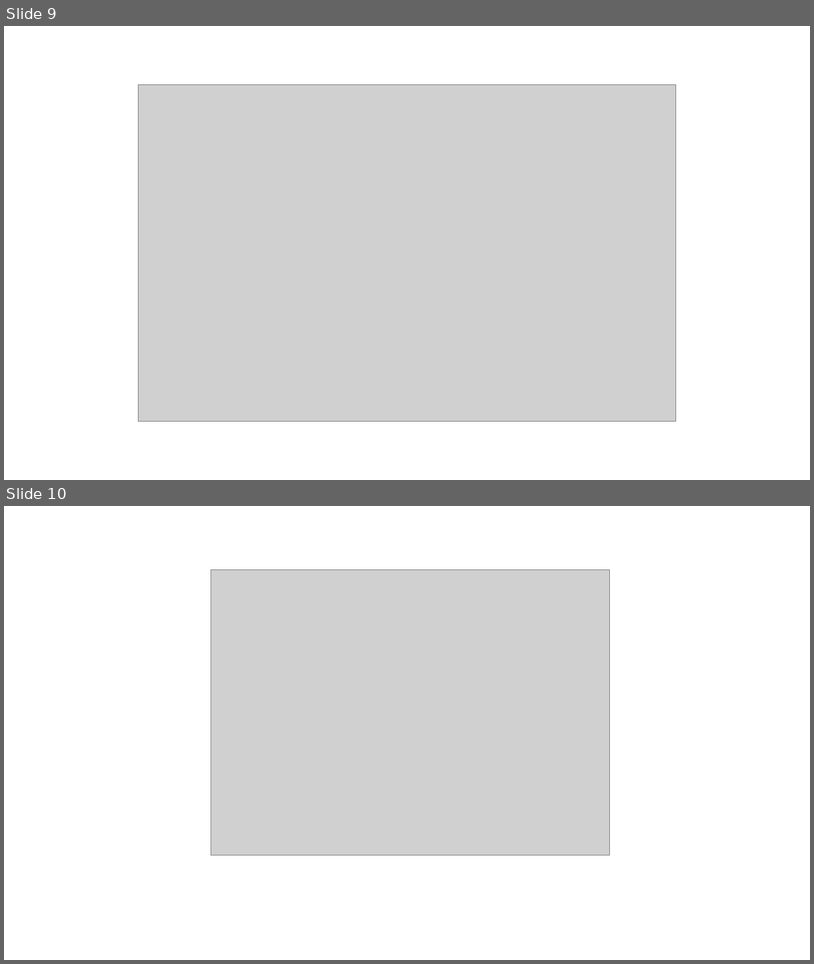
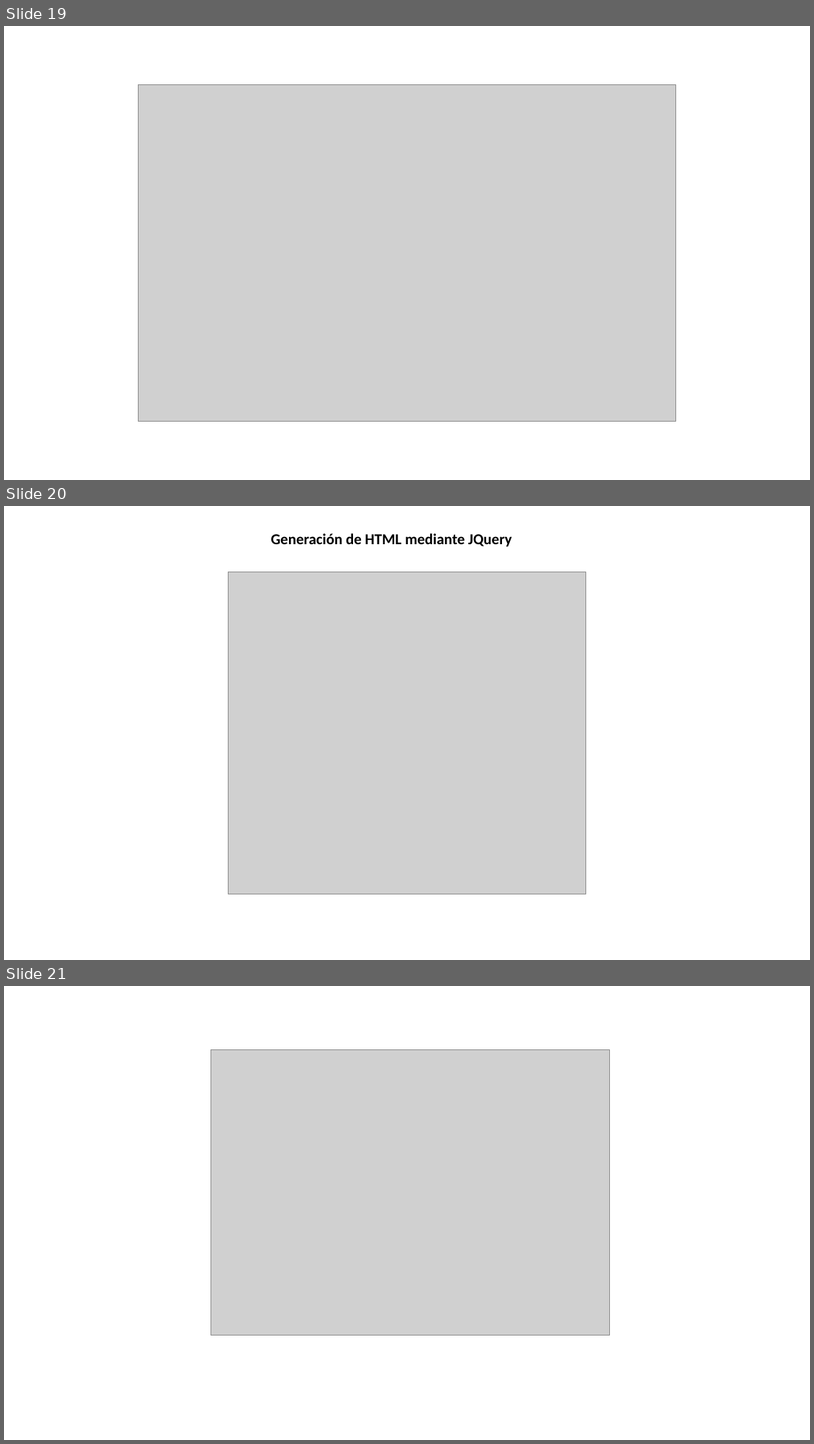
Before and after one commit to DavidLunaF/YoSoyTuCine, a slide deck: DOCUMENTACION PROYECTO/presentacion YSTC.pptx. Shown one above the other, each under a label of ours: slides 9 and 10 before the commit, slides 19, 20 and 21 after it. The pictures are 814x964 and 814x1444 pixels, drawn with LibreOffice and Linux fonts; fonts in the diff are those of the drawing; grey boxes stand for pictures. Boxes give left, top, right and bottom in pixels: in the first picture for what was removed or moved away, otherwise in the second. Text is boxed around its words. In the diff, an @@ line names an element or a change of style, - is before the commit and + after.

```diff
--- a/DOCUMENTACION PROYECTO/presentacion YSTC.pptx
+++ b/DOCUMENTACION PROYECTO/presentacion YSTC.pptx
@@ slide 20 added at (4, 506, 810, 960), background #FFFFFF @@
@@ text added at (271, 533, 512, 547), 18 pt, text #000000, bold @@
+Generación de HTML mediante JQuery
@@ picture added at (229, 572, 586, 893) @@
@@ what was slide 9 is now slide 19 @@
@@ what was slide 10 is now slide 21 @@
```
Also in this commit, not shown: 1 slide changed, 18 other slides added, 2 other files.
